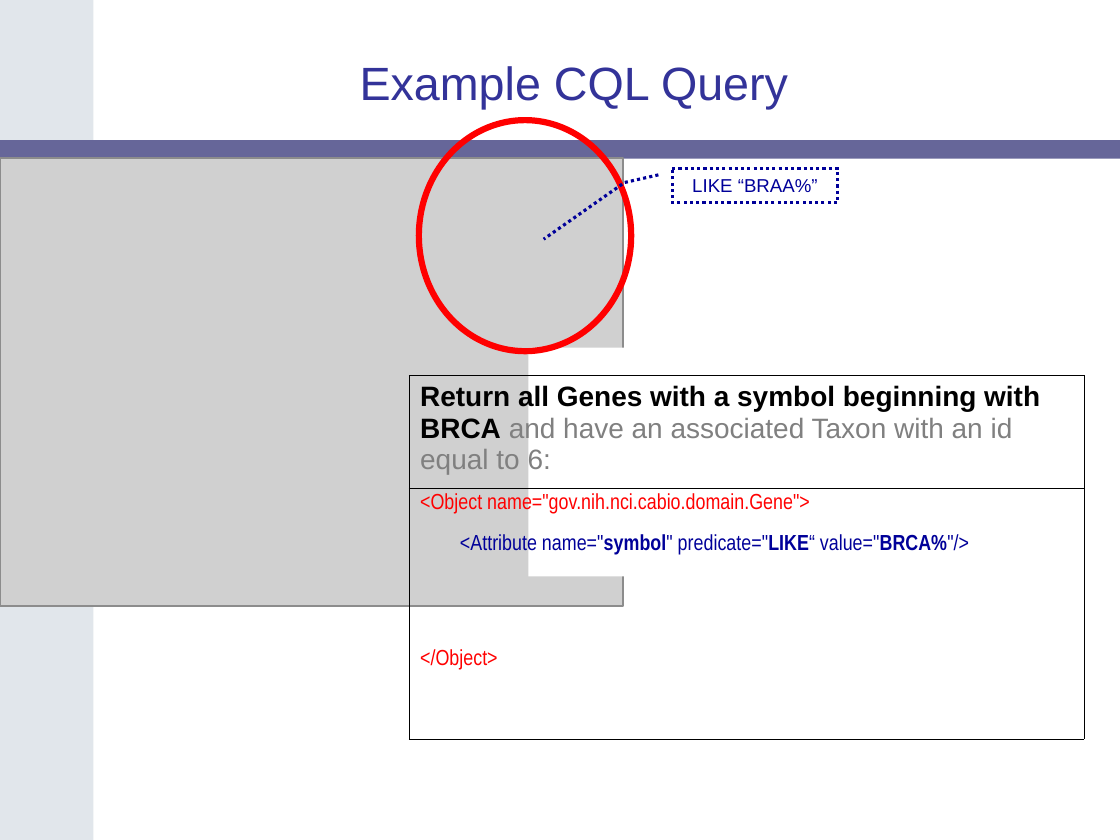
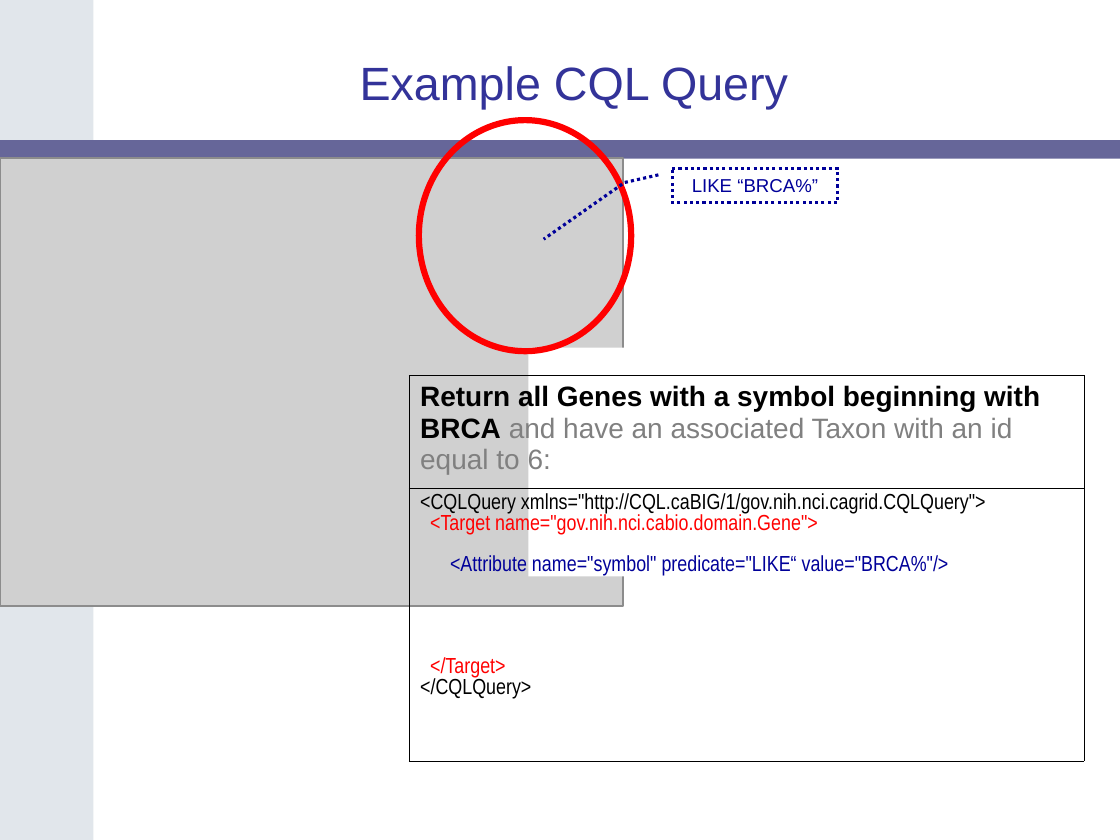
Before and after one commit to NCIP/cagrid-portal, a slide deck: slide 26 of cagrid-1-0/Documentation/docs/DataService/Slides/caGrid-1.0-Data-Services-20060605.ppt. Drawn at 1120x840 pixels with LibreOffice and Linux fonts; fonts in the diff are those of the drawing; grey boxes stand for pictures; background and template pictures are left out. Boxes give left, top, right and bottom in pixels: in the first picture for what was removed or moved away, otherwise in the second. Text is boxed around its words. In the diff, an @@ line names an element or a change of style, - is before the commit and + after.

```diff
--- a/cagrid-1-0/Documentation/docs/DataService/Slides/caGrid-1.0-Data-Services-20060605.ppt
+++ b/cagrid-1-0/Documentation/docs/DataService/Slides/caGrid-1.0-Data-Services-20060605.ppt
@@ text in border callout at box(692, 179, 818, 192): text changed @@
-LIKE “BRAA%”
+LIKE “BRCA%”
@@ table at box(409, 375, 1083, 759) @@
@@ row 2, column 1: "<Object name="gov.nih.nci.cabio.domain.Gene"> / <Attribute name="symbol" predicate="LIKE“ value="BRCA%"/> / </Object>" to "<CQLQuery xmlns="http://CQL.caBIG/1/gov.nih.nci.cagrid.CQLQuery"> / <Target name="gov.nih.nci.cabio.domain.Gene"> / <Attribute name="symbol" predicate="LIKE“ value="BRCA%"/> / </Target> / </CQLQuery>" @@
```
Also in this commit, not shown: 3 other slides changed.
